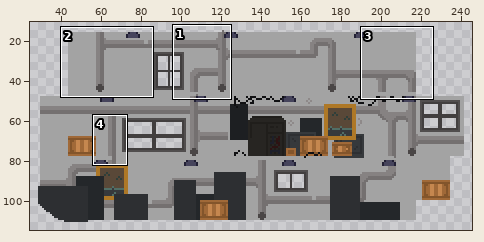
Edited in one commit: sprite sheet (art/spritesheet_vechicles/submarine_background.png). Above, an overview of the earlier version with the close-up marked.
Close-up. The starting point:
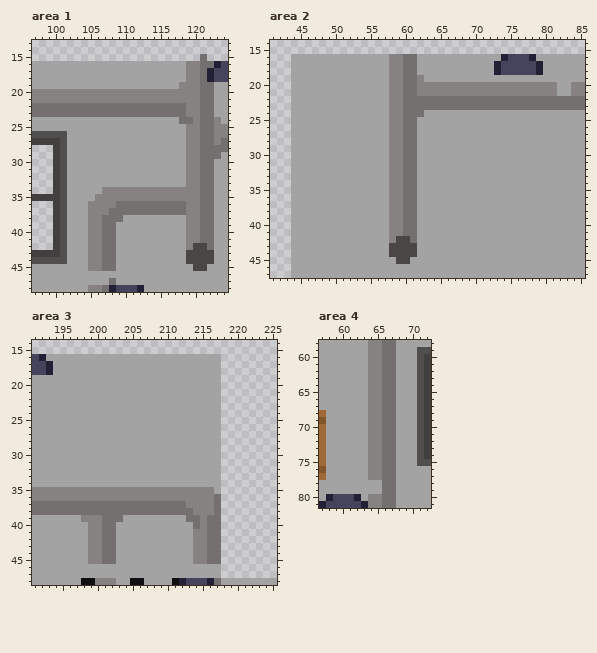
The file is 272x128 pixels. Colours within 5 levels of each other are drawn and written as one. Shown: area 1: x 97..124, y 13..48; area 2: x 41..85, y 14..47; area 3: x 191..225, y 14..48; area 4: x 57..72, y 58..81. The wide view leaves out empty margins. The commit also changed other parts of the picture, which this record leaves out.
After the commit:
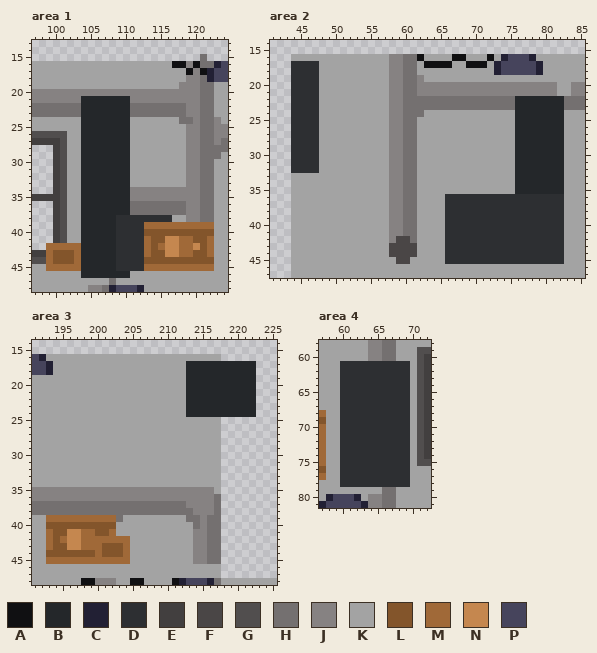
Palette (. is transparent): A #101012  B #24272a  C #222034  D #2d2f32  E #423f3f  F #4a4646  G #514e4e  H #747070  J #868282  K #a3a3a3  L #83552b  M #a06938  N #c5874f  P #46445c
What changed:
Changed rows in their new state; - is an unchanged pixel.
Area 1:
first column x 117:
16 AA-A-
17 --A-A
first column x 99:
21 -----BBBBBBB------------
22 -----BBBBBBB------------
23 -----BBBBBBB------------
24 -----BBBBBBB------------
25 -----BBBBBBB------------
26 -----BBBBBBB------------
27 -----BBBBBBB------------
28 -----BBBBBBB------------
29 -----BBBBBBB------------
30 -----BBBBBBB------------
31 -----BBBBBBB------------
32 -----BBBBBBB------------
33 -----BBBBBBB------------
34 -----BBBBBBB------------
35 -----BBBBBBB------------
36 -----BBBBBBB------------
37 -----BBBBBBB------------
38 -----BBBBBDDDDDDDD------
39 -----BBBBBDDDDMMMMMMMMMM
40 -----BBBBBDDDDLLLLLLLLLL
41 -----BBBBBDDDDMLLNNMMLLM
42 MMMMMBBBBBDDDDMLMNNMMNLM
43 MLLLMBBBBBDDDDMLLNNMMLLM
44 MLLLMBBBBBDDDDLLLLLLLLLL
45 MMMMMBBBBBDDDDMMMMMMMMMM
46 -----BBBBBBB------------
Area 2:
first column x 44:
16 ------------------A----AA---A----------
17 DDDD---------------AAAA--AAA-----------
18 DDDD-----------------------------------
19 DDDD-----------------------------------
20 DDDD-----------------------------------
21 DDDD-----------------------------------
22 DDDD----------------------------BBBBBBB
23 DDDD----------------------------BBBBBBB
24 DDDD----------------------------BBBBBBB
25 DDDD----------------------------BBBBBBB
26 DDDD----------------------------BBBBBBB
27 DDDD----------------------------BBBBBBB
28 DDDD----------------------------BBBBBBB
29 DDDD----------------------------BBBBBBB
30 DDDD----------------------------BBBBBBB
31 DDDD----------------------------BBBBBBB
32 DDDD----------------------------BBBBBBB
33 --------------------------------BBBBBBB
34 --------------------------------BBBBBBB
35 --------------------------------BBBBBBB
36 ----------------------DDDDDDDDDDDDDDDDD
37 ----------------------DDDDDDDDDDDDDDDDD
38 ----------------------DDDDDDDDDDDDDDDDD
39 ----------------------DDDDDDDDDDDDDDDDD
40 ----------------------DDDDDDDDDDDDDDDDD
41 ----------------------DDDDDDDDDDDDDDDDD
42 ----------------------DDDDDDDDDDDDDDDDD
43 ----------------------DDDDDDDDDDDDDDDDD
44 ----------------------DDDDDDDDDDDDDDDDD
45 ----------------------DDDDDDDDDDDDDDDDD
Area 3:
first column x 213:
17 BBBBBBBBBB
18 BBBBBBBBBB
19 BBBBBBBBBB
20 BBBBBBBBBB
21 BBBBBBBBBB
22 BBBBBBBBBB
23 BBBBBBBBBB
24 BBBBBBBBBB
first column x 193:
39 MMMMMMMMMM--
40 LLLLLLLLLL--
41 MLLNNMMLLM--
42 MLMNNMMMMMMM
43 MLLNNMMMLLLM
44 LLLLLLLMLLLM
45 MMMMMMMMMMMM
Area 4:
first column x 60:
61 DDDDDDDDDD
62 DDDDDDDDDD
63 DDDDDDDDDD
64 DDDDDDDDDD
65 DDDDDDDDDD
66 DDDDDDDDDD
67 DDDDDDDDDD
68 DDDDDDDDDD
69 DDDDDDDDDD
70 DDDDDDDDDD
71 DDDDDDDDDD
72 DDDDDDDDDD
73 DDDDDDDDDD
74 DDDDDDDDDD
75 DDDDDDDDDD
76 DDDDDDDDDD
77 DDDDDDDDDD
78 DDDDDDDDDD
Boxes around the changes in both close-ups, in picture pixels (x1, y1, x2, y2):
changed: (172, 61, 207, 75)
changed: (46, 96, 214, 278)
changed: (417, 54, 564, 264)
changed: (291, 61, 319, 173)
changed: (186, 361, 256, 417)
changed: (46, 515, 130, 564)
changed: (340, 361, 410, 487)
